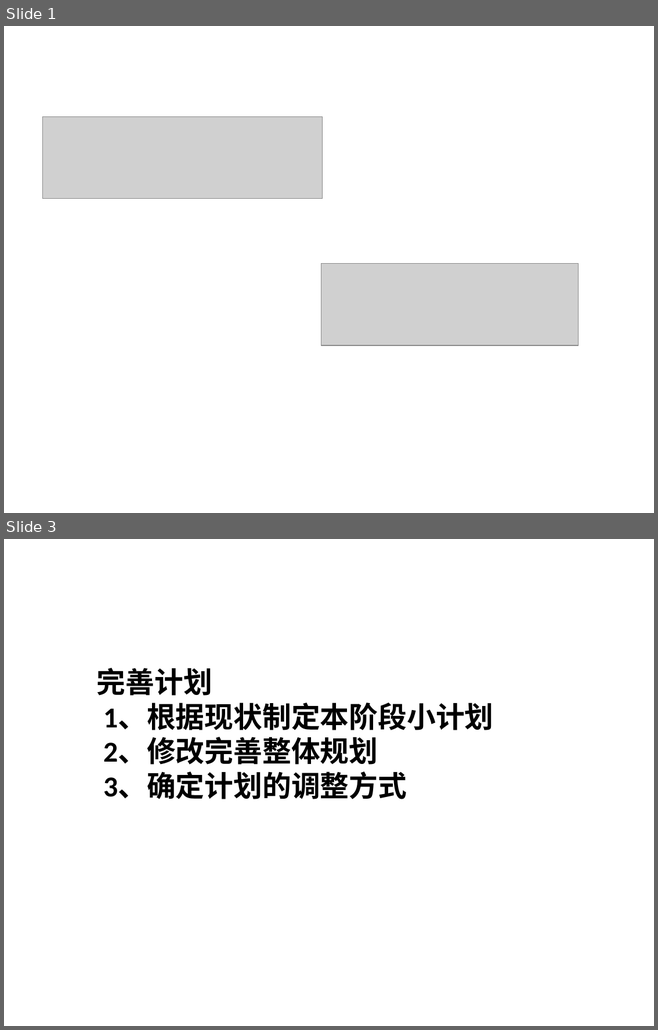
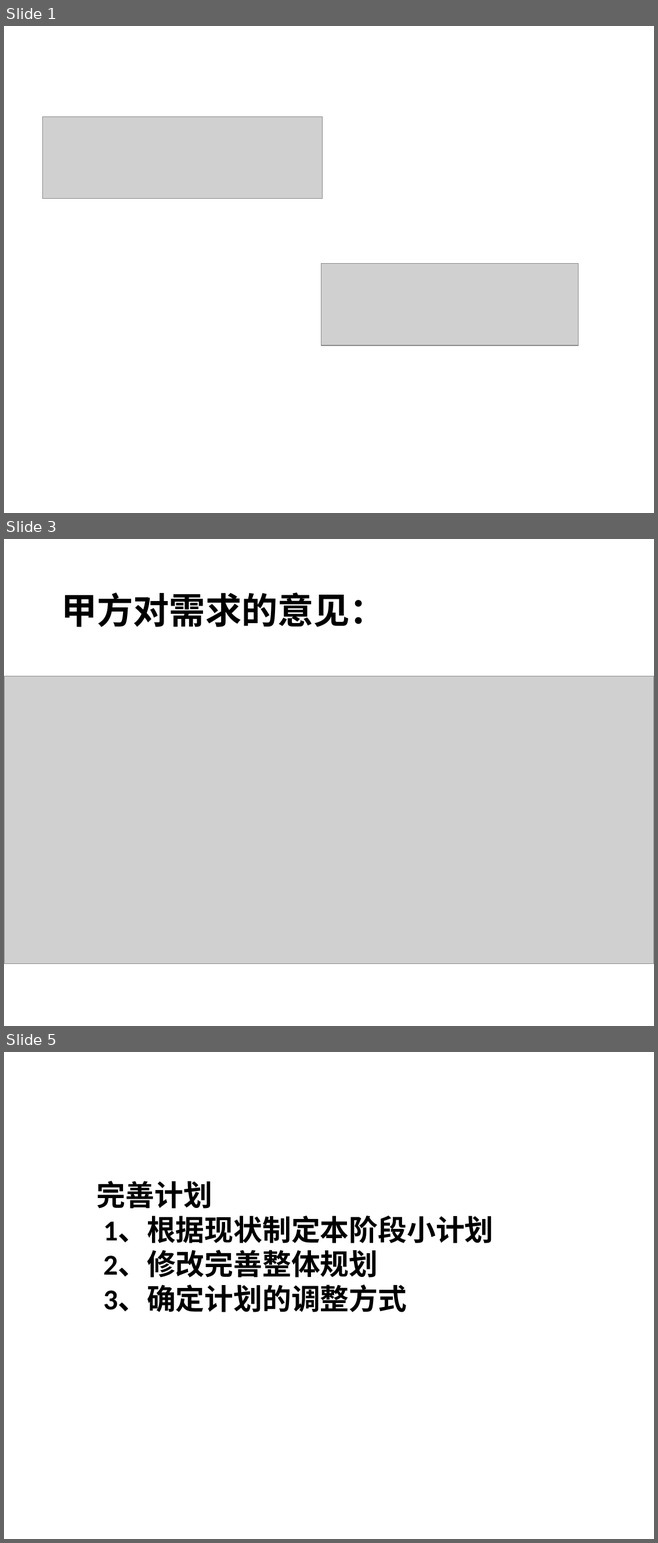
Before and after one commit to yaxing/sherry-forus, a slide deck: 项目相关文档/Sherry/项目监控/项目进展报告/项目报告_2009-10-21_Forus.ppt. Shown one above the other, each under a label of ours: slides 1 and 3 before the commit, slides 1, 3 and 5 after it; the slides between them are not shown. The pictures are 658x1030 and 658x1543 pixels, drawn with LibreOffice and Linux fonts; fonts in the diff are those of the drawing; grey boxes stand for pictures; background and template pictures are left out. Boxes give left, top, right and bottom in pixels: in the first picture for what was removed or moved away, otherwise in the second. Text is boxed around its words. In the diff, an @@ line names an element or a change of style, - is before the commit and + after.

```diff
--- a/项目相关文档/Sherry/项目监控/项目进展报告/项目报告_2009-10-21_Forus.ppt
+++ b/项目相关文档/Sherry/项目监控/项目进展报告/项目报告_2009-10-21_Forus.ppt
@@ slide 3 added at bbox=[4, 539, 654, 1026], background picture (left out) @@
@@ text added at bbox=[61, 592, 386, 627], 40 pt, text #000000, bold @@
+甲方对需求的意见：
@@ picture added at bbox=[4, 676, 654, 964] @@
@@ what was slide 3 is now slide 5 @@
```
Also in this commit, not shown: 1 slide changed, 1 other slide added.
